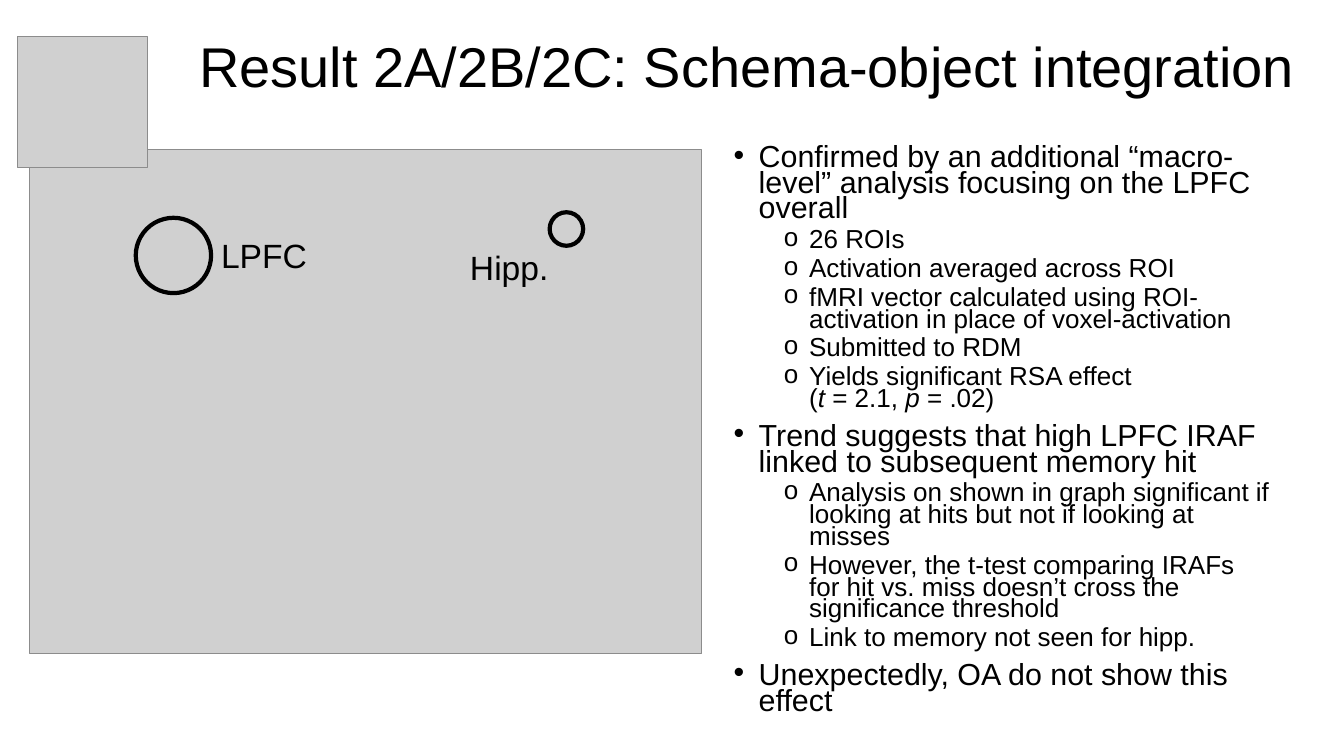
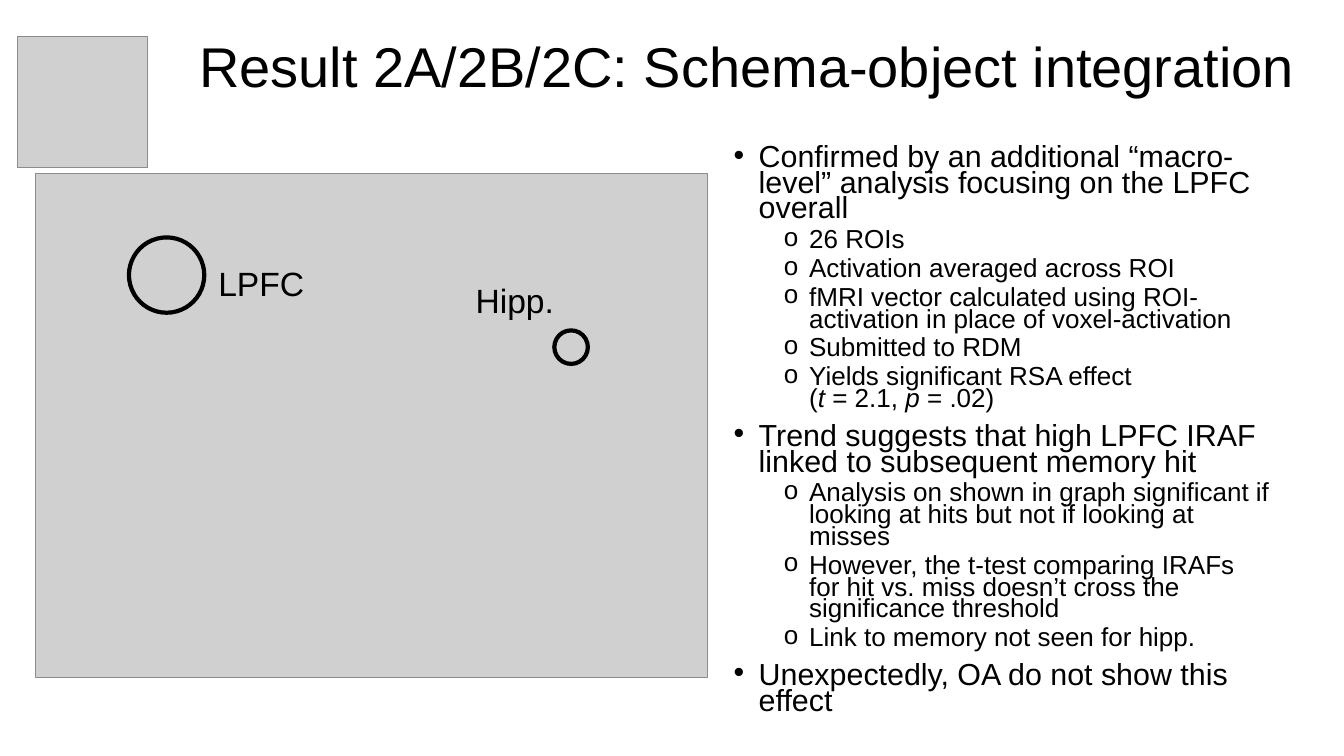
Before and after one commit to paulcbogdan/SchemeRep_PB, a slide deck: slide 14 of SchemeRep_PB_Sep21.pptx. Drawn at 1344x756 pixels with LibreOffice and Linux fonts; fonts in the diff are those of the drawing; grey boxes stand for pictures. Boxes give left, top, right and bottom in pixels: in the first picture for what was removed or moved away, otherwise in the second. Text is boxed around its words. In the diff, an @@ line names an element or a change of style, - is before the commit and + after.

```diff
--- a/SchemeRep_PB_Sep21.pptx
+++ b/SchemeRep_PB_Sep21.pptx
@@ picture: place and size @@
-picture at bbox=[29, 150, 702, 654]
+picture at bbox=[36, 173, 709, 678]
@@ ellipse: place and size @@
-ellipse at bbox=[136, 218, 212, 293]
+ellipse at bbox=[129, 238, 205, 314]
@@ text "LPFC": place and size @@
-text "LPFC" at bbox=[221, 244, 307, 269]
+text "LPFC" at bbox=[218, 272, 304, 297]
@@ text "Hipp.": place and size @@
-text "Hipp." at bbox=[470, 255, 548, 287]
+text "Hipp." at bbox=[476, 288, 554, 320]
@@ ellipse: place and size @@
-ellipse at bbox=[549, 213, 583, 246]
+ellipse at bbox=[555, 331, 588, 364]
```
Also in this commit, not shown: 13 other files.
